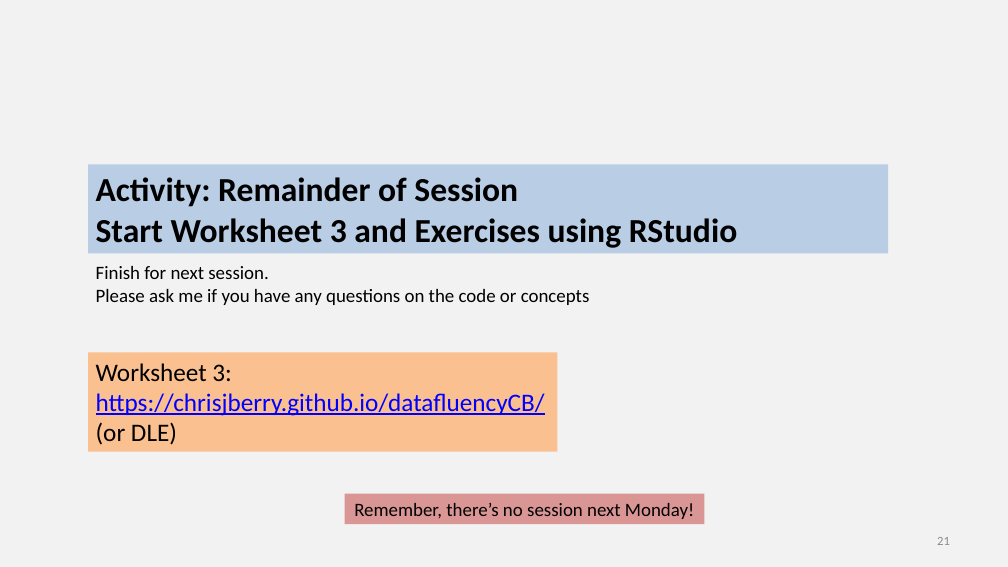
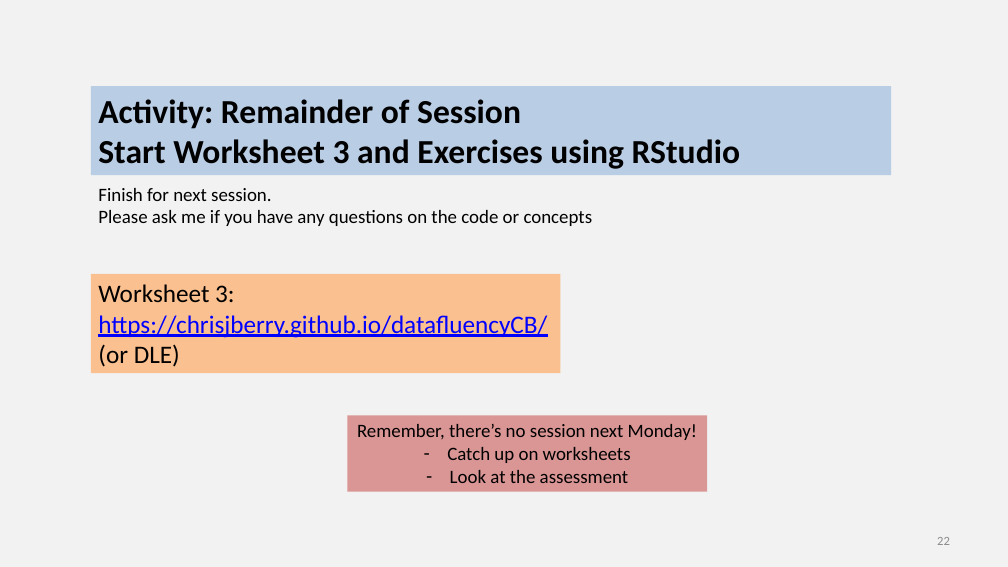
Before and after one commit to chrisjberry/datafluencyCB, a slide deck: slide 22 of docs/slides/PSYC761_L3_ANOVA_1.pptx (slide 21 before the commit). Drawn at 1008x567 pixels with LibreOffice and Linux fonts; fonts in the diff are those of the drawing. Boxes give left, top, right and bottom in pixels: in the first picture for what was removed or moved away, otherwise in the second. Text is boxed around its words. In the diff, an @@ line names an element or a change of style, - is before the commit and + after.

```diff
--- a/docs/slides/PSYC761_L3_ANOVA_1.pptx
+++ b/docs/slides/PSYC761_L3_ANOVA_1.pptx
@@ 2 rectangles, 1 text moved together from (x1=88, y1=164, x2=889, y2=451) to (x1=91, y1=86, x2=891, y2=373) @@
@@ rectangle "Remember, there’s no session next ..." resized from (x1=345, y1=494, x2=705, y2=524) to (x1=348, y1=415, x2=708, y2=492) @@
@@ text in rectangle at (x1=447, y1=447, x2=631, y2=483): paragraphs added @@
+– Catch up on worksheets
+– Look at the assessment
```
Also in this commit, not shown: 3 other slides changed, 1 slide added.
